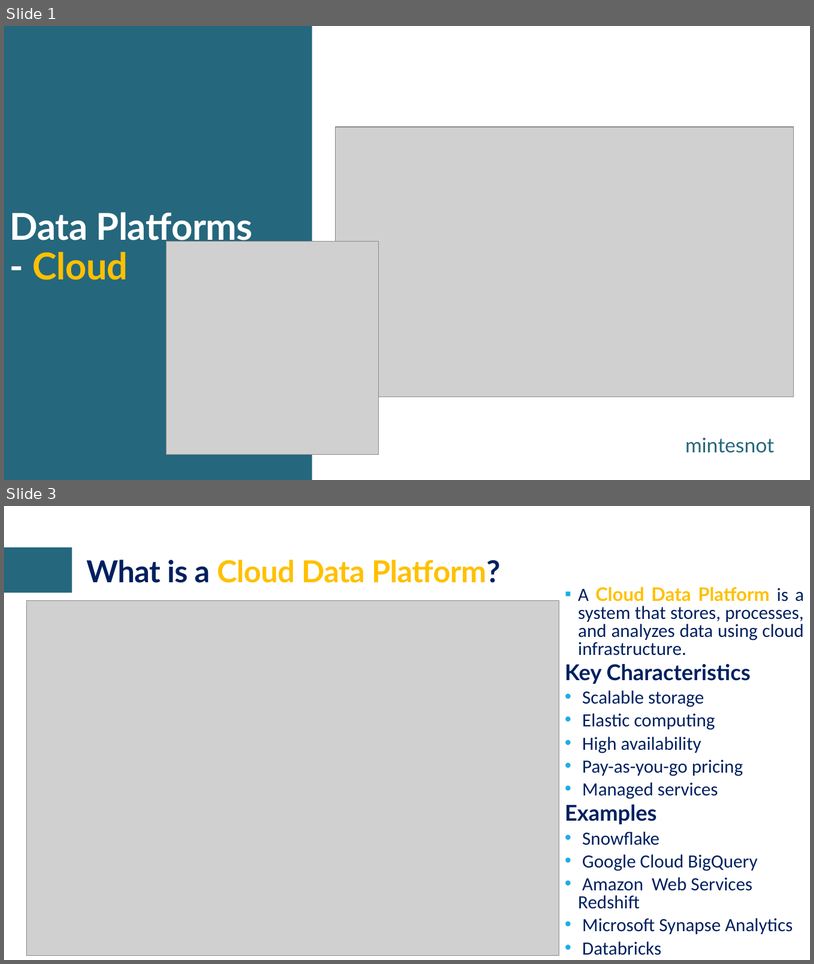
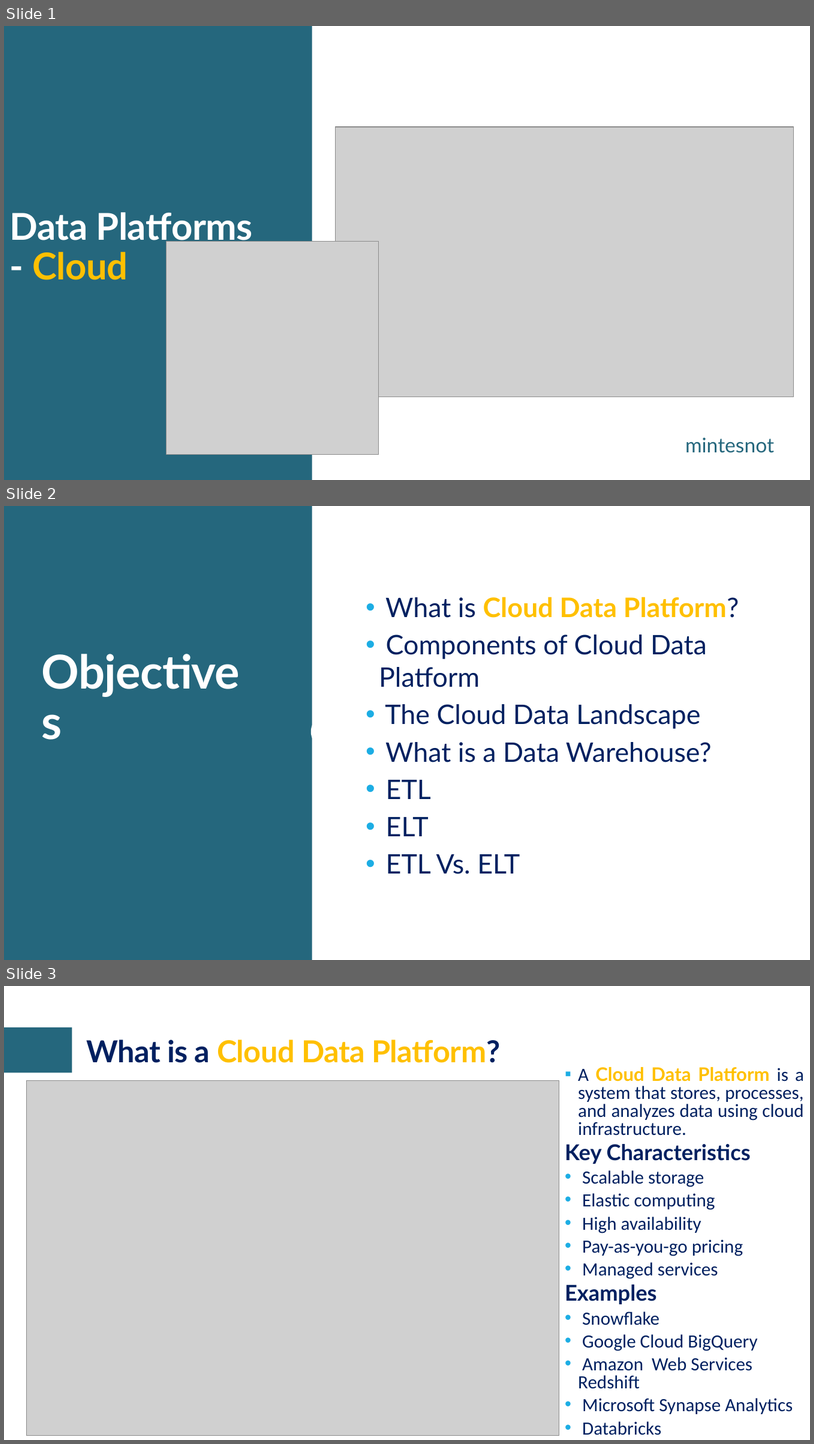
Before and after one commit to craftmulesoft/DataEngineering, a slide deck: Module 3 - Cloud Warehousing & Data Transformation/Cloud Data Platforms & Date Warehousing.pptx. Shown one above the other, each under a label of ours: slides 1 and 3 before the commit, slides 1, 2 and 3 after it; the slides between them are not shown. The pictures are 814x964 and 814x1444 pixels, drawn with LibreOffice and Linux fonts; fonts in the diff are those of the drawing; grey boxes stand for pictures; background and template pictures are left out. Boxes give left, top, right and bottom in pixels: in the first picture for what was removed or moved away, otherwise in the second. Text is boxed around its words. In the diff, an @@ line names an element or a change of style, - is before the commit and + after.

Commit message:
Data Engineering Acclerated Program

```diff
--- a/Module 3 - Cloud Warehousing & Data Transformation/Cloud Data Platforms & Date Warehousing.pptx
+++ b/Module 3 - Cloud Warehousing & Data Transformation/Cloud Data Platforms & Date Warehousing.pptx
@@ slide 2 added at <box>4,506,810,960</box>, background #FFFFFF; not listed: 1 template element that a slide beside it also shows @@
@@ text added at <box>379,597,740,874</box>, 32 pt, text #002060 @@
+• What is Cloud Data Platform?
+• Components of Cloud Data Platform
+• The Cloud Data Landscape
+• What is a Data Warehouse?
+• ETL
+• ELT
+• ETL Vs. ELT
@@ text added at <box>35,681,256,752</box>, 55.5 pt, text #FFFFFF, bold @@
+Objectives
@@ freeform shape added at <box>311,714,349,750</box>, fill #FFFFFF @@
@@ freeform shape added at <box>328,723,332,726</box>, fill #FFFFFF @@
@@ freeform shape added at <box>329,729,331,741</box>, fill #FFFFFF @@
```
Also in this commit, not shown: 2 other slides added, 1 slide removed.
